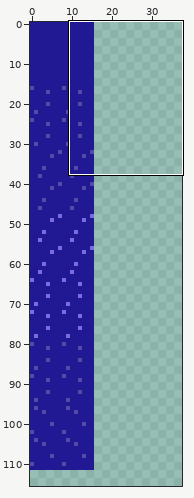
A sprite sheet gets an edit: assets/tiles/a_night.png. Above, an overview of the earlier version with the close-up marked.
Close-up. As it was:
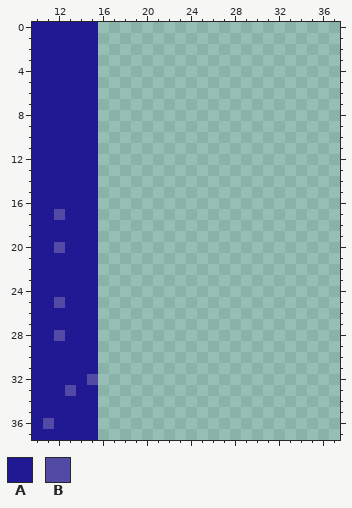
The file is 256x256 pixels. Shown: x 10..37, y 0..37. The wide view leaves out empty margins.
Palette (. is transparent): A #211894  B #524aa5
Pixels before, first column x 10:
 0 AAAAAA
 1 AAAAAA
 2 AAAAAA
 3 AAAAAA
 4 AAAAAA
 5 AAAAAA
 6 AAAAAA
 7 AAAAAA
 8 AAAAAA
 9 AAAAAA
10 AAAAAA
11 AAAAAA
12 AAAAAA
13 AAAAAA
14 AAAAAA
15 AAAAAA
16 AAAAAA
17 AABAAA
18 AAAAAA
19 AAAAAA
20 AABAAA
21 AAAAAA
22 AAAAAA
23 AAAAAA
24 AAAAAA
25 AABAAA
26 AAAAAA
27 AAAAAA
28 AABAAA
29 AAAAAA
30 AAAAAA
31 AAAAAA
32 AAAAAB
33 AAABAA
34 AAAAAA
35 AAAAAA
36 ABAAAA
37 AAAAAA
The same view after the edit:
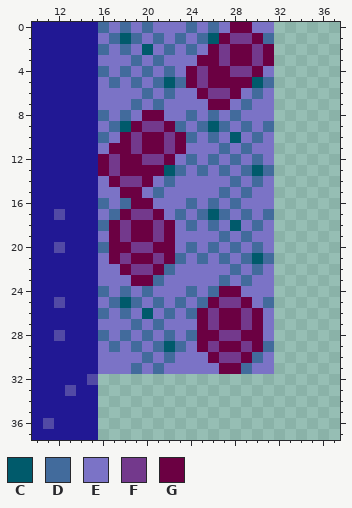
Colours new in this view: C #005a6b  D #426b9c  E #7b73c6  F #73398c  G #6b0042
The exact change:
Changed rows in their new state; - is an unchanged pixel.
first column x 16:
 0 DEDEDEEEDEDEGGEE
 1 EDCDEDEDEDCGFFGD
 2 DEDECEDEDEGFGGFG
 3 EEEDEDEEEGGFGGFG
 4 DEDEDEDEGFGGFFGE
 5 EDEDEDCDGFGGGGCD
 6 EEEEDEDEEGFFGEDE
 7 EEEDEDEEEEGGEDEE
 8 DEDEGGEEDEDEDEEE
 9 EDCGFFGDEDCDEDED
10 DEGFGGFGDEDECEDE
11 EGGFGGFGEEEDEDEE
12 GFGGFFGEDEDEDEDE
13 GFGGGGCDEDEDEDCD
14 EGFFGEDEEEEEDEDE
15 EEGGEDEEEEEDEDEE
16 DEDGGEEEDEDEDEEE
17 EDGFFGEDEDCDEDED
18 DGFGGFGEDEDECEDE
19 EGFGGFGEEEEDEDEE
20 DGGFFGGEDEDEDEDE
21 EGFGGFGDEDEDEDCD
22 EEGFFGDEEEEEDEDE
23 EEEGGDEEEEEDEDEE
24 DEDEDEEEDEDGGEEE
25 EDCDEDEDEDGFFGED
26 DEDECEDEDGFGGFGE
27 EEEDEDEEEGFGGFGE
28 DEDEDEDEDGGFFGGE
29 EDEDEDCDEGFGGFGD
30 EEEEDEDEEEGFFGDE
31 EEEDEDEEEEEGGDEE
Where, in picture pixels (left, top, right, bottom), the same in both close-ups:
added: (98, 22, 274, 374)
